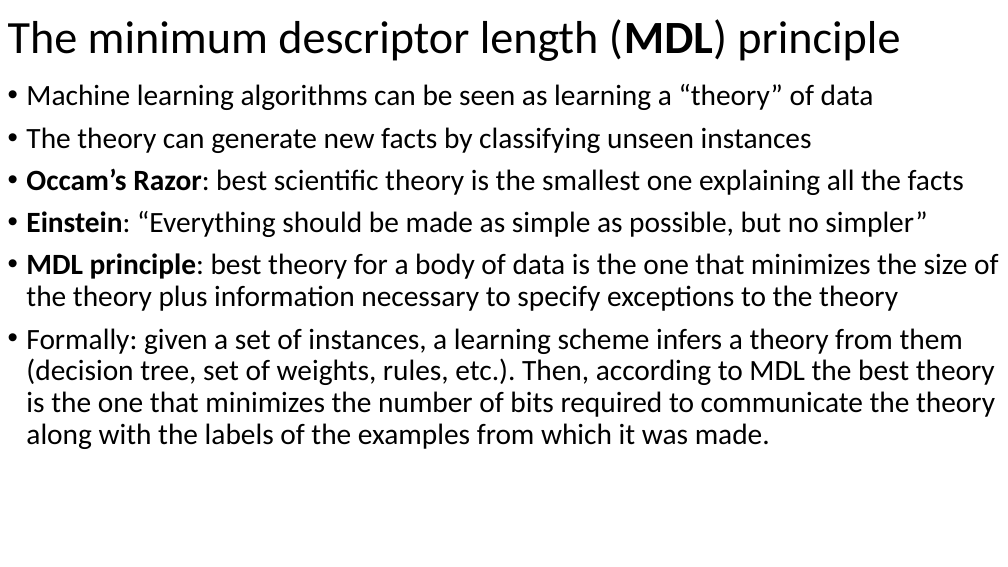
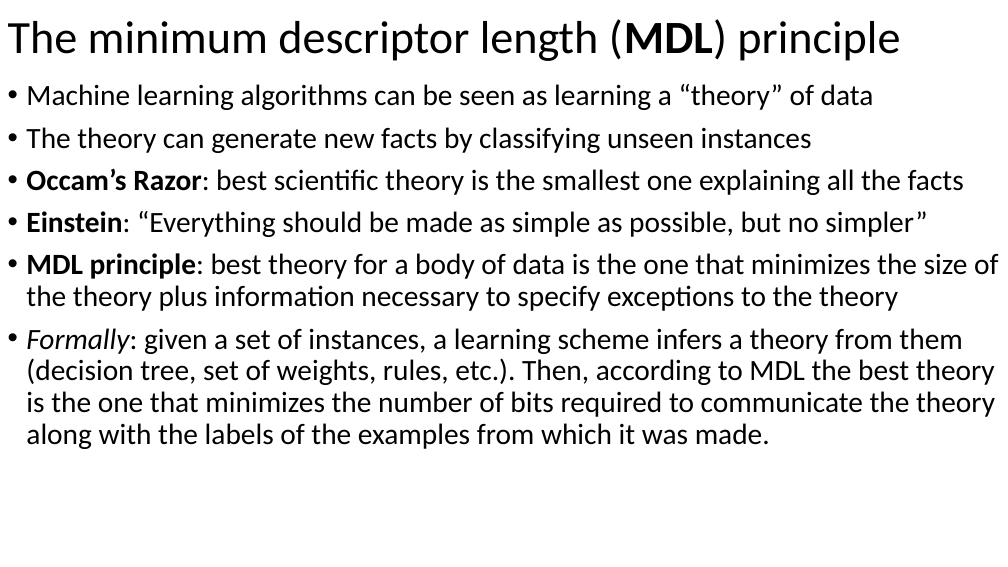
Before and after one commit to russellu/cs405, a slide deck: slide 7 of Lecture_13.pptx. Drawn at 1008x567 pixels with LibreOffice and Linux fonts; fonts in the diff are those of the drawing. Boxes give left, top, right and bottom in pixels: in the first picture for what was removed or moved away, otherwise in the second. Text is boxed around its words. In the diff, an @@ line names an element or a change of style, - is before the commit and + after.

```diff
--- a/Lecture_13.pptx
+++ b/Lecture_13.pptx
@@ text at <box>26,328,995,449</box>: italic on in "Formally:" @@
```
Also in this commit, not shown: 6 other slides changed, 2 slides added, 1 slide removed, 1 other file.
